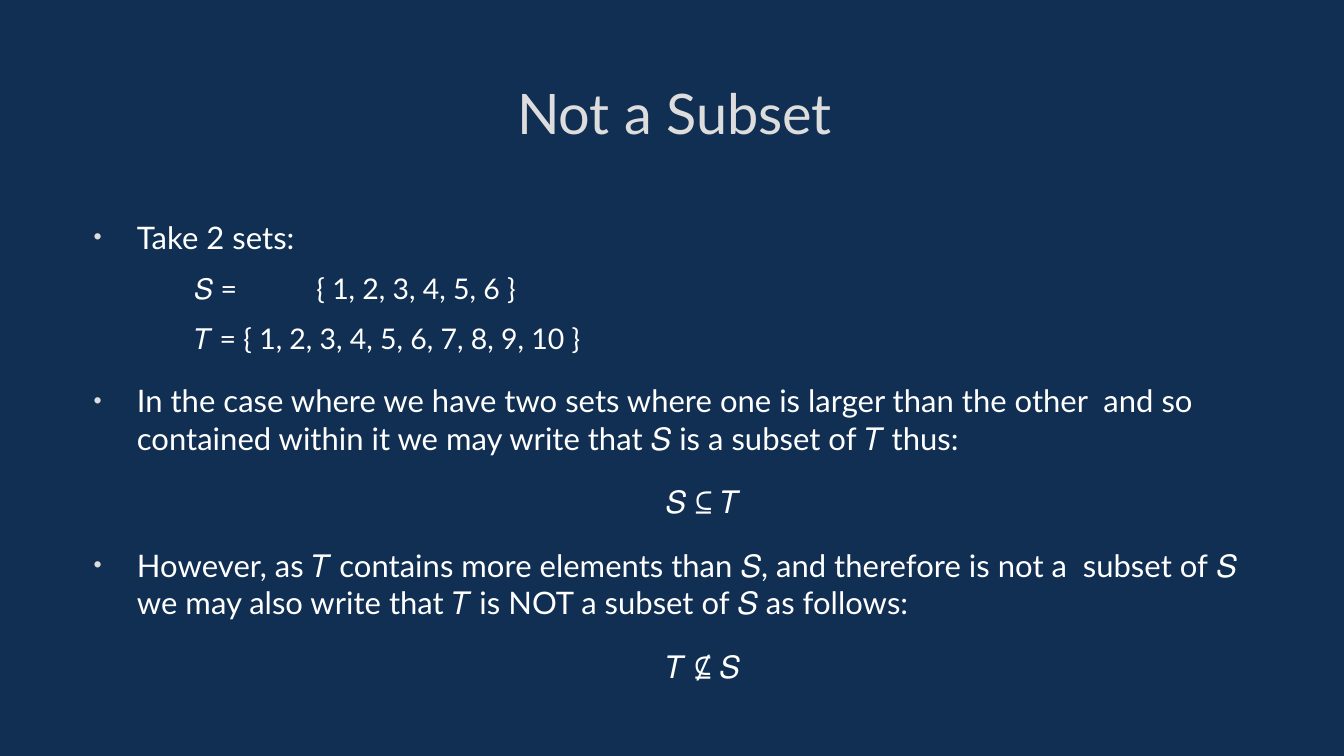
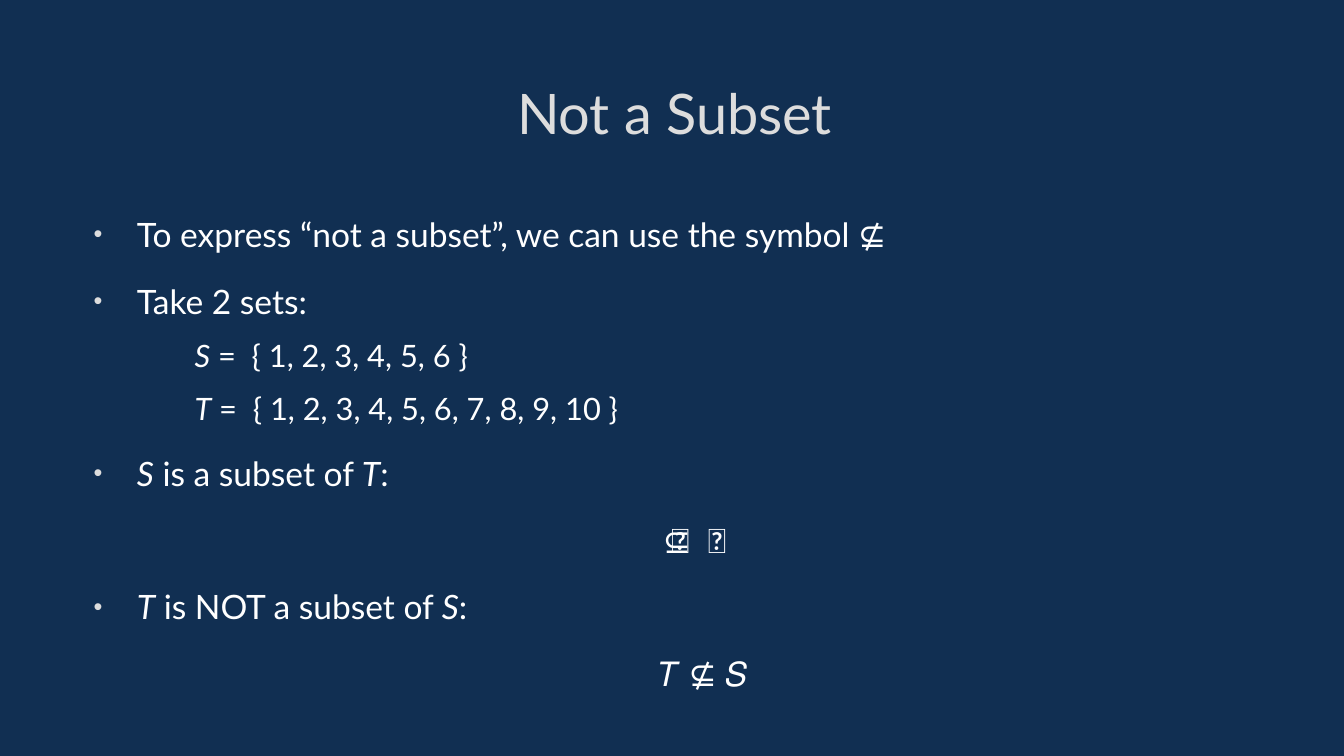
Before and after one commit to davidgundry/maths22-23, a slide deck: slide 39 of slides/maths-6-set-theory.odp (slide 40 before the commit). Drawn at 1344x756 pixels with LibreOffice and Linux fonts; fonts in the diff are those of the drawing. Boxes give left, top, right and bottom in pixels: in the first picture for what was removed or moved away, otherwise in the second. Text is boxed around its words. In the diff, an @@ line names an element or a change of style, - is before the commit and + after.

```diff
--- a/slides/maths-6-set-theory.odp
+++ b/slides/maths-6-set-theory.odp
@@ text at (137, 221, 850, 253): paragraph added @@
+• To express “not a subset”, we can use the symbol ⊈
@@ text at (137, 289, 726, 553): size 18.3 to 19.8 pt in "Take 2 sets:", "𝑆 ⊆ 𝑇", "𝑇 ⊈ 𝑆" @@
@@ text at (137, 344, 601, 487): text changed; size 18.3 to 18.2 pt @@
-  𝑆 = { 1, 2, 3, 4, 5, 6 }
-  𝑇 = { 1, 2, 3, 4, 5, 6, 7, 8, 9, 10 }
-• In the case where we have two sets where one is larger than the other and so contained within it we may write that 𝑆 is a subset of 𝑇 thus:
+  S = { 1, 2, 3, 4, 5, 6 }
+  T = { 1, 2, 3, 4, 5, 6, 7, 8, 9, 10 }
+• S is a subset of T:
@@ text at (137, 594, 467, 620): text changed; size 18.3 to 19.8 pt @@
-• However, as 𝑇 contains more elements than 𝑆, and therefore is not a subset of 𝑆 we may also write that 𝑇 is NOT a subset of 𝑆 as follows:
+• T is NOT a subset of S:
```
Also in this commit, not shown: 35 other slides changed, 1 slide added, 2 slides removed, 7 other files.
